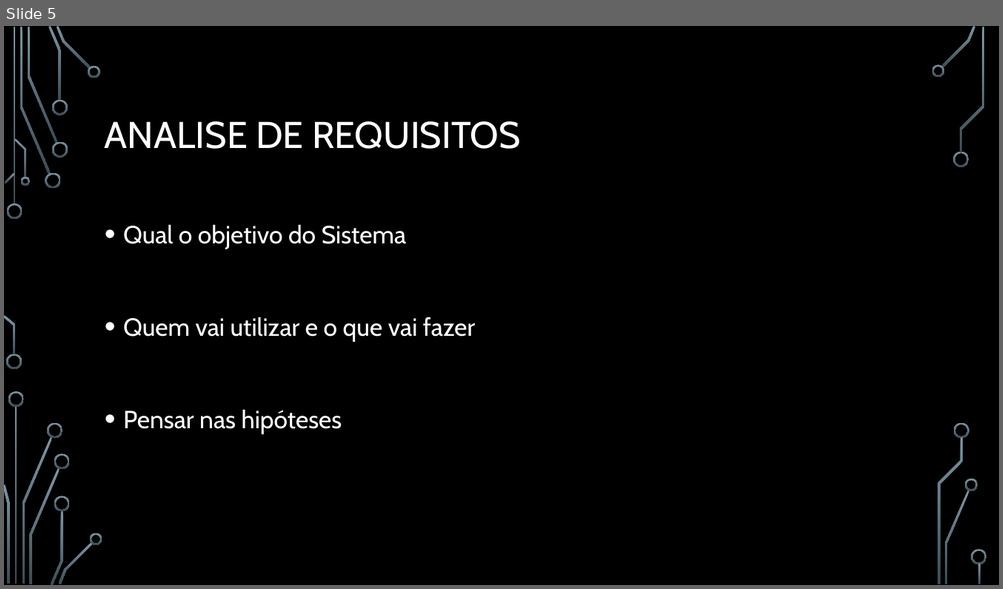
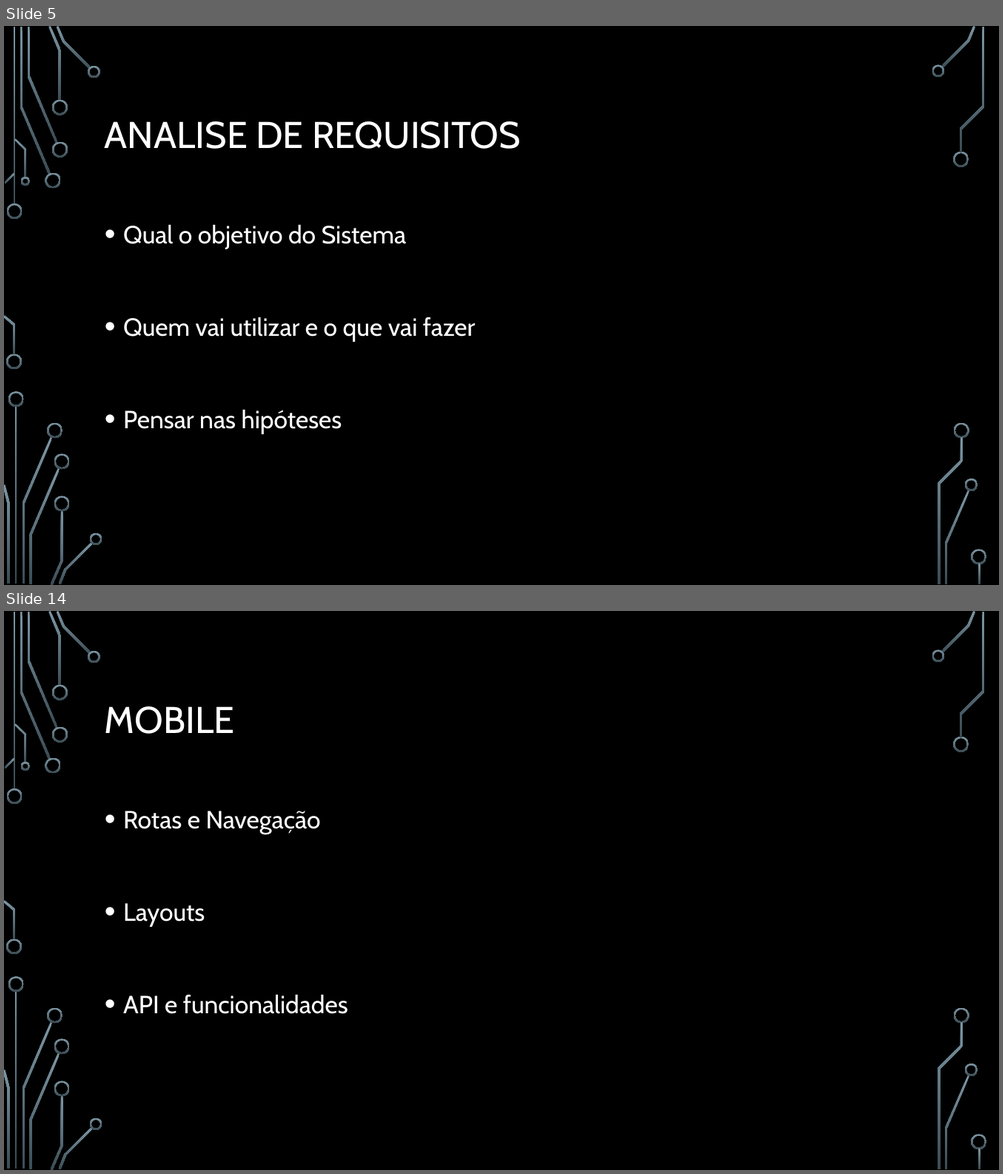
Before and after one commit to thomassds/Eventicket, a slide deck: Apresentação/Eventickets.pptx. Shown one above the other, each under a label of ours: slide 5 before the commit, slides 5 and 14 after it; the slides between them are not shown. The pictures are 1003x589 and 1003x1174 pixels, drawn with LibreOffice and Linux fonts; fonts in the diff are those of the drawing; background and template pictures are left out. Boxes give left, top, right and bottom in pixels: in the first picture for what was removed or moved away, otherwise in the second. Text is boxed around its words. In the diff, an @@ line names an element or a change of style, - is before the commit and + after.

```diff
--- a/Apresentação/Eventickets.pptx
+++ b/Apresentação/Eventickets.pptx
@@ slide 14 added at (4,611,999,1170), background picture (left out); not listed: 36 template elements that a slide beside it also shows @@
@@ title added at (105,706,234,734), 36 pt, text #FFFFFF @@
+MOBILE
@@ text added at (123,811,348,1014), 24 pt, text #FFFFFF @@
+• Rotas e Navegação
+• Layouts
+• API e funcionalidades
```
Also in this commit, not shown: 12 other slides added, 30 other files.
